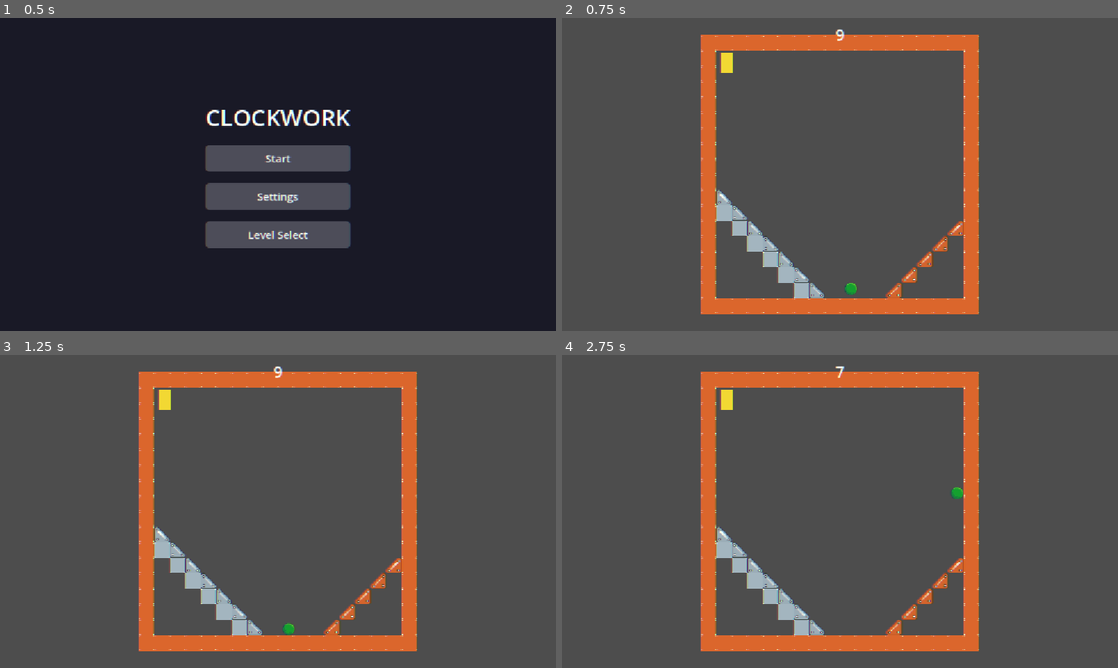
Above: before the commit, frames 1-4 (two rows, left to right).
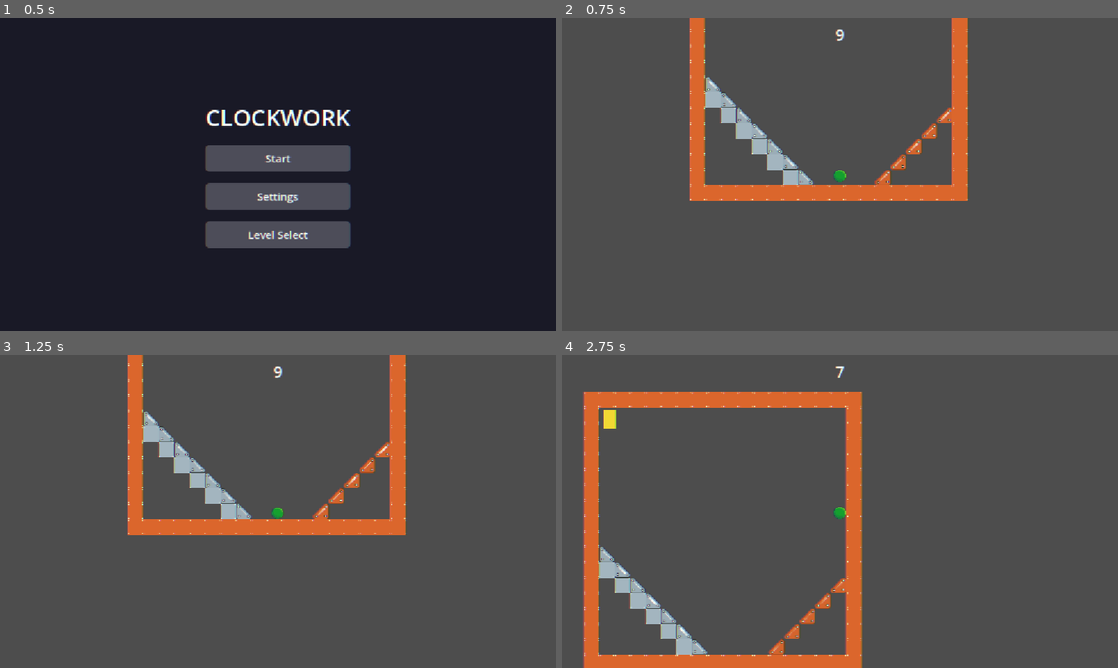
Above: after the commit, the same moments.

Repository: swan-eternal/clockwork
Game: Godot game, scene res://scenes/main_menu.tscn
The game is run twice, just before and just after one commit, with the same random seed, the same clock (stepped at 60 frames per second) and the same inputs.
Inputs:
- Up to frame 1 (0.5 s): no input
- Up to frame 2 (0.75 s): click "Start" at 0.5 s
- Up to frame 3 (1.25 s): no input
- Up to frame 4 (2.75 s): tap Enter (ui_accept) at 1.25, 1.52, 2.27 s; hold Right (ui_right) from 1.28 s (still down)

Frame 1 is identical in both runs. In frame 2, 18% of the frame differs, in the area x 22-76%, y 0-95%; in frame 3, 18%; in frame 4, 23%, in the area x 3-76%, y 5-100%.

Commit message:
Phase 3: Camera rotation tweens to match new gravity direction
The camera is created programmatically as a child of the Player so it
follows automatically. On each clock tick (countdown_zero), the
camera's rotation tweens to gravity_direction.angle() - PI/2 over
camera_rotation_duration seconds (default 0.25, adjustable in the
Inspector) — not a snap, a quick pan. A 90° CW gravity rotation
means a 90° CW camera rotation, so the world's new 'down' always
points down on screen.

Changes in player.gd:
- New @export var camera_rotation_duration: float = 0.25
- New @onready var _camera: Camera2D = _create_camera()
- New _create_camera() function: creates and adds a Camera2D child
- New var _camera_tween: Tween = null: tracks the active tween so a
  new tick that fires mid-rotation kills the old tween before starting
  a new one (otherwise the camera would lurch to the wrong target)
- _rotate_gravity_cw() now tweens the camera rotation as well as
  updating gravity_direction and up_direction

The camera rotation formula is gravity_direction.angle() - PI/2 so
that the camera's local 'up' points in the anti-gravity direction:
  - gravity = Vector2.DOWN (0, 1) → camera rotation 0 (normal)
  - gravity rotated 90° CW → (1, 0) → camera rotation -PI/2 (90° CW)
  - gravity rotated 180° → (0, -1) → camera rotation -PI (180°)
  - gravity rotated 270° → (-1, 0) → camera rotation PI/2 (270° CW)

Input is still world-relative. Gravity-relative input is a separate
phase (the user wanted gravity-relative but said 'start with gravity
change first').

Diff:
--- a/scripts/player.gd
+++ b/scripts/player.gd
@@ -83,6 +83,12 @@
 ## Seconds between debug prints. Smaller = more frequent, more spammy.
 @export var debug_poll_interval: float = 0.5
 
+## How long the camera rotation takes to complete after each gravity
+## change. Small enough to feel responsive, large enough to be
+## readable — 0.25 is a quick pan; bump up for more dramatic
+## transitions.
+@export var camera_rotation_duration: float = 0.25
+
 # Reference to the TileMapLayer for per-tile friction lookup.
 # TileMapLayer is a sibling of Player under Main, so "../TileMapLayer"
 # is the relative path.
@@ -99,12 +105,20 @@
 @onready var _jump_sound: AudioStreamPlayer = $JumpSound
 @onready var _die_sound: AudioStreamPlayer = $DieSound
 
+# Camera created programmatically (added as a child in _create_camera).
+# Follows the player automatically as a child node. Rotates to match the
+# new "down" direction on each clock tick (see _rotate_gravity_cw).
+@onready var _camera: Camera2D = _create_camera()
+
 # Emitted when the player enters a death zone. The level orchestrator
 # listens for this and runs the death flow (flash → freeze → hide → reset).
 signal died
 
 var _jump_buffer: int = 0
 var _debug_accum: float = 0.0
+# Tracks the current camera rotation tween so a new one can kill the
+# old one if a tick fires mid-rotation.
+var _camera_tween: Tween = null
 # Death-in-progress flag. Set true when _die() starts so _physics_process
 # early-returns and input handlers ignore presses. Prevents double-fire
 # from the DeathDetector while the death animation is running.
@@ -122,6 +136,15 @@
 	var clock := get_parent().get_node_or_null("ClockUI")
 	if clock and clock.has_signal("countdown_zero"):
 		clock.countdown_zero.connect(_rotate_gravity_cw)
+
+# Creates the camera as a child of the player so it follows automatically.
+# Called from the @onready var initialization. The first enabled
+# Camera2D in the scene tree becomes the current camera, so this
+# just works without needing to set anything else.
+func _create_camera() -> Camera2D:
+	var camera := Camera2D.new()
+	add_child(camera)
+	return camera
 
 func _physics_process(delta: float) -> void:
 	# Death freezes the player — skip all movement/physics while dying.
@@ -350,7 +373,18 @@
 # signal. 90° CW in Godot 2D is -PI/2 radians (rotation is CCW-positive).
 # Also updates up_direction so move_and_slide uses the correct "up" for
 # collision resolution and slope sliding — defaults to Vector2.UP which
-# only matches our setup when gravity is straight down.
+# only matches our setup when gravity is straight down. And tweens the
+# camera rotation to the new "down" direction over
+# camera_rotation_duration seconds (not instant — a quick pan reads
+# better than a snap).
 func _rotate_gravity_cw() -> void:
 	gravity_direction = gravity_direction.rotated(-PI / 2.0)
 	up_direction = -gravity_direction
+	# Camera rotation: gravity_direction.angle() - PI/2 so the camera's
+	# local "up" points in the anti-gravity direction (Vector2.UP when
+	# gravity is straight down). Kill any in-flight tween first so a
+	# tick that fires mid-rotation starts from the current value.
+	if _camera_tween:
+		_camera_tween.kill()
+	_camera_tween = create_tween()
+	_camera_tween.tween_property(_camera, "rotation", gravity_direction.angle() - PI / 2.0, camera_rotation_duration)
